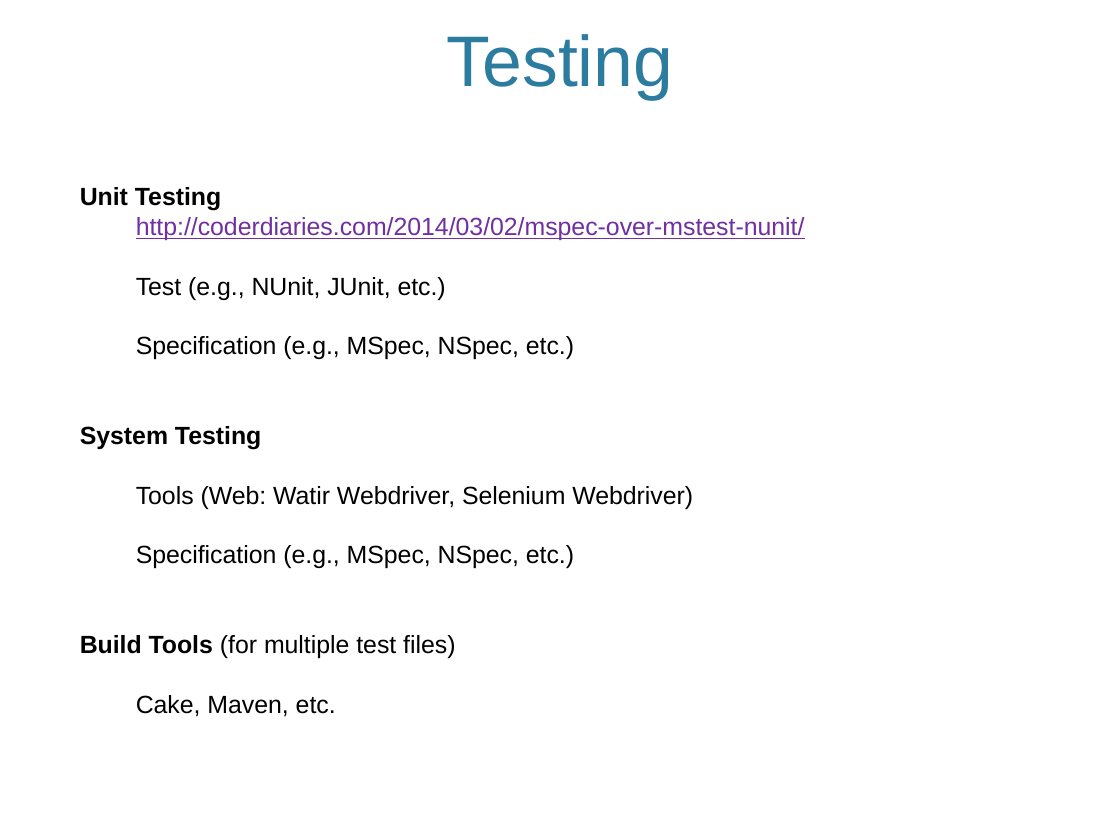
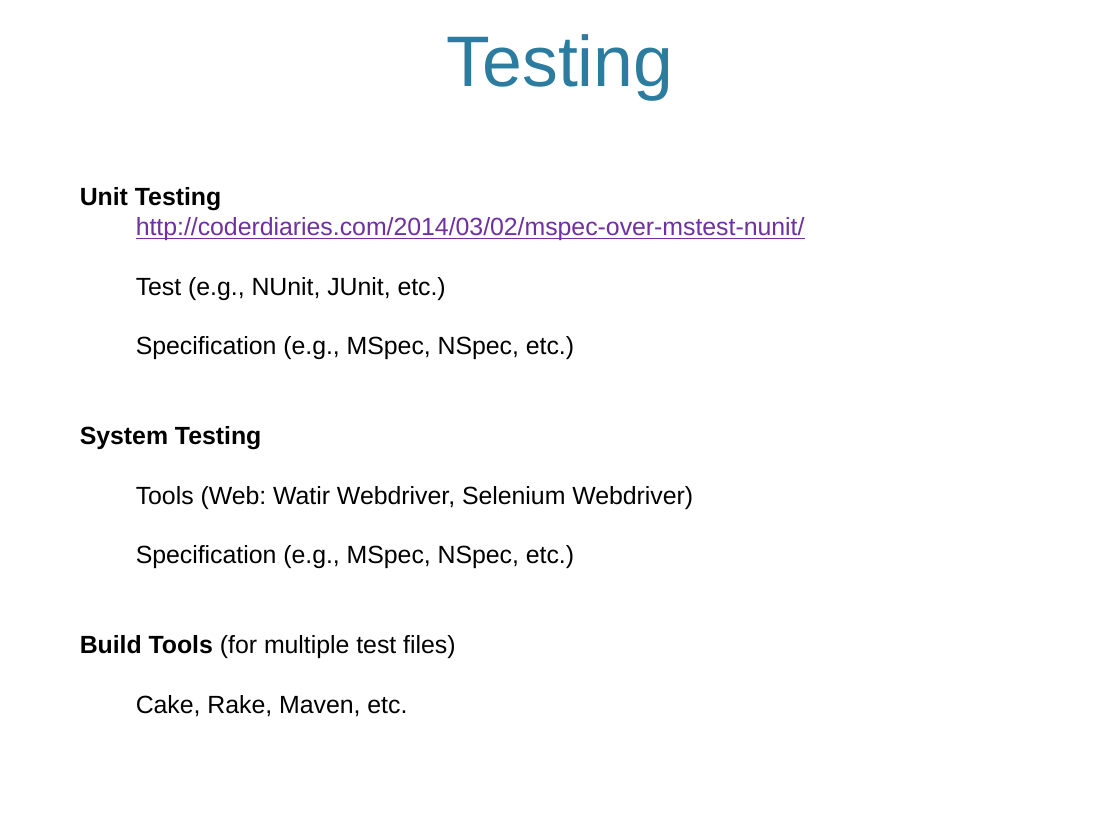
Before and after one commit to soumyaray/tech_refresh, a slide deck: slide 4 of presentations/IT Refresh - Testing.pptx. Drawn at 1120x840 pixels with LibreOffice and Linux fonts; fonts in the diff are those of the drawing; background and template pictures are left out. Boxes give left, top, right and bottom in pixels: in the first picture for what was removed or moved away, otherwise in the second. Text is boxed around its words. In the diff, an @@ line names an element or a change of style, - is before the commit and + after.

```diff
--- a/presentations/IT Refresh - Testing.pptx
+++ b/presentations/IT Refresh - Testing.pptx
@@ text at box(136, 695, 407, 717): text changed @@
-Cake, Maven, etc.
+Cake, Rake, Maven, etc.
```
Also in this commit, not shown: 2 other slides changed, 12 other files.
